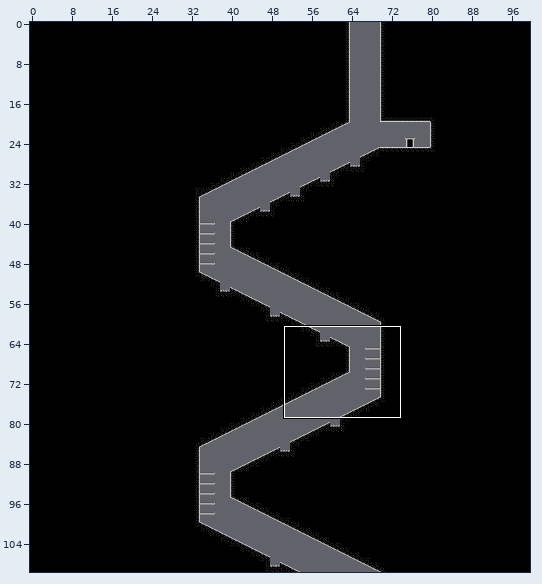
Tiled map: assets/Data/Map/bluezone_map3.tmx. The first picture is a wide view before the edit; the outline marks the close-up.
Close-up. Old version:
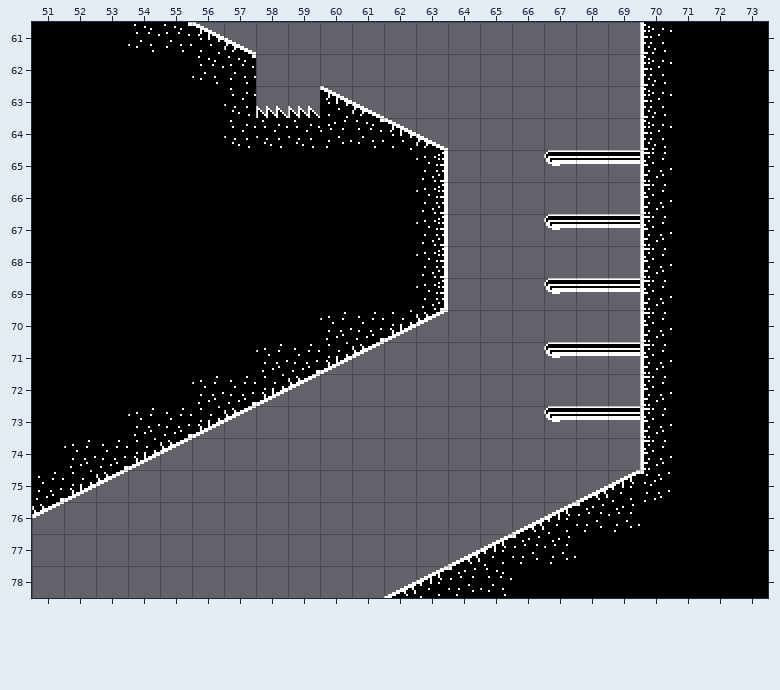
Cells are 16x16 px. Shown: x 51..73, y 61..78. The commit also changed other parts of the map, which this record leaves out.
And afterwards:
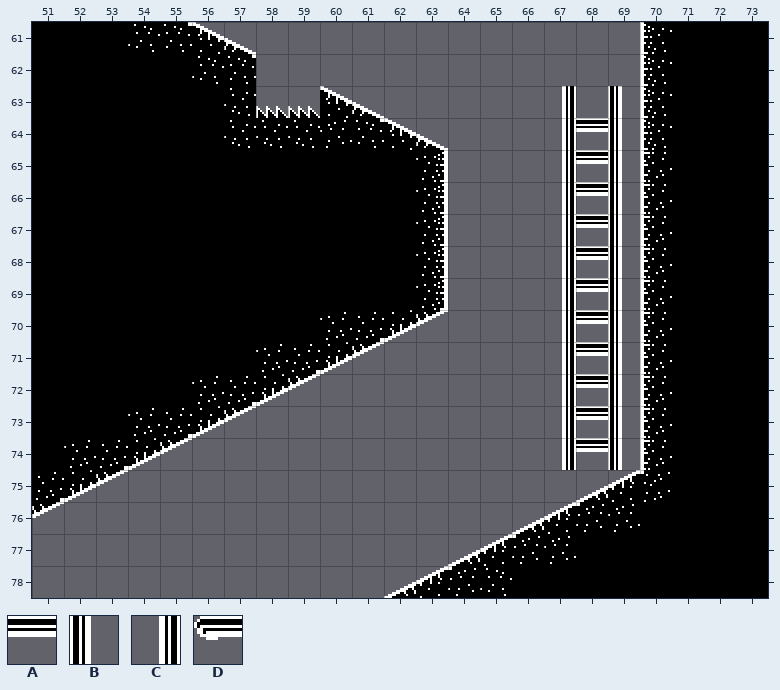
Key: from "amproject": A 19, B 19 turned 270, C 19 turned 90, D 20 flipped left-right.
_ is an empty cell.
What changed:
Layer "Tiles":
y 63: x 67 _ -> C; x 69 _ -> B
y 64: x 67..69 ___ -> CAB
y 65: x 67 D -> C; x 69 A -> B
y 66: x 67..69 ___ -> CAB
y 67: x 67 D -> C; x 69 A -> B
y 68: x 67..69 ___ -> CAB
y 69: x 67 D -> C; x 69 A -> B
y 70: x 67..69 ___ -> CAB
y 71: x 67 D -> C; x 69 A -> B
y 72: x 67..69 ___ -> CAB
y 73: x 67 D -> C; x 69 A -> B
y 74: x 67..69 ___ -> CAB
Where, in picture pixels (left, top, right, bottom), the same in both close-ups:
changed: (544, 86, 640, 470)
